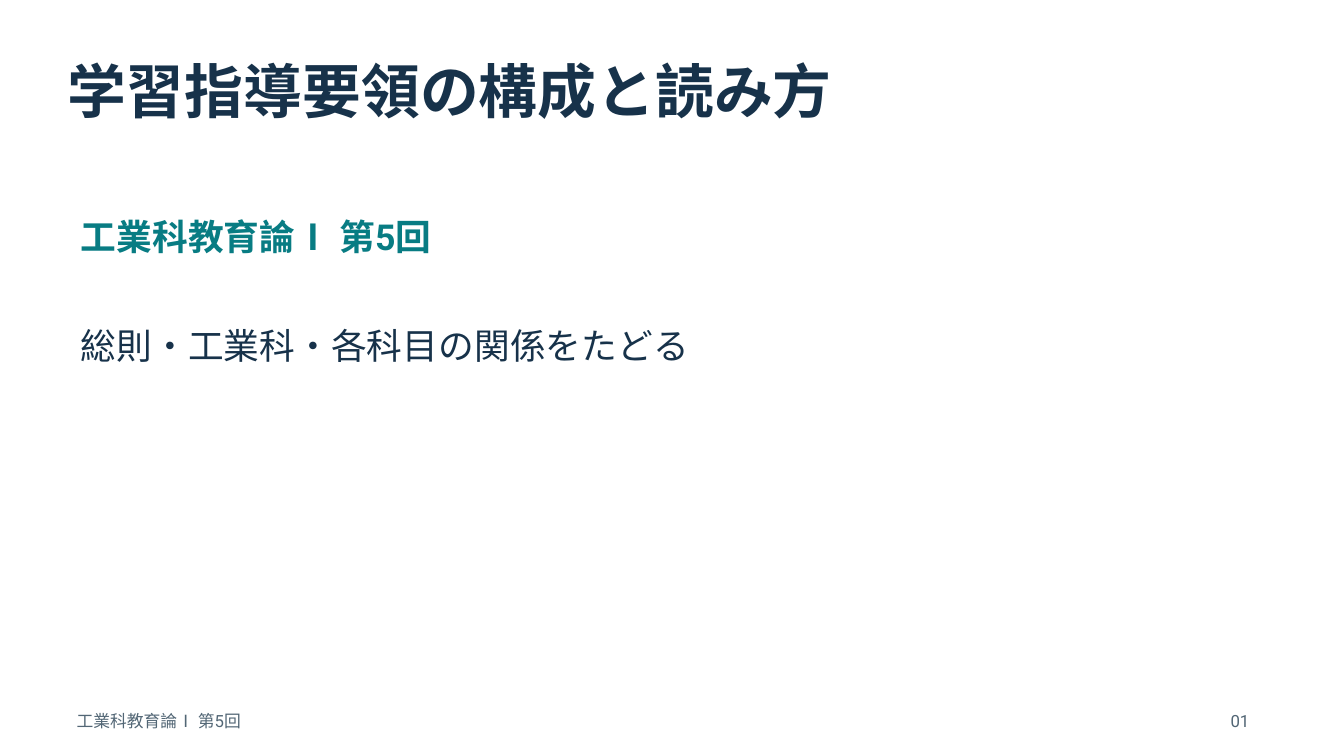
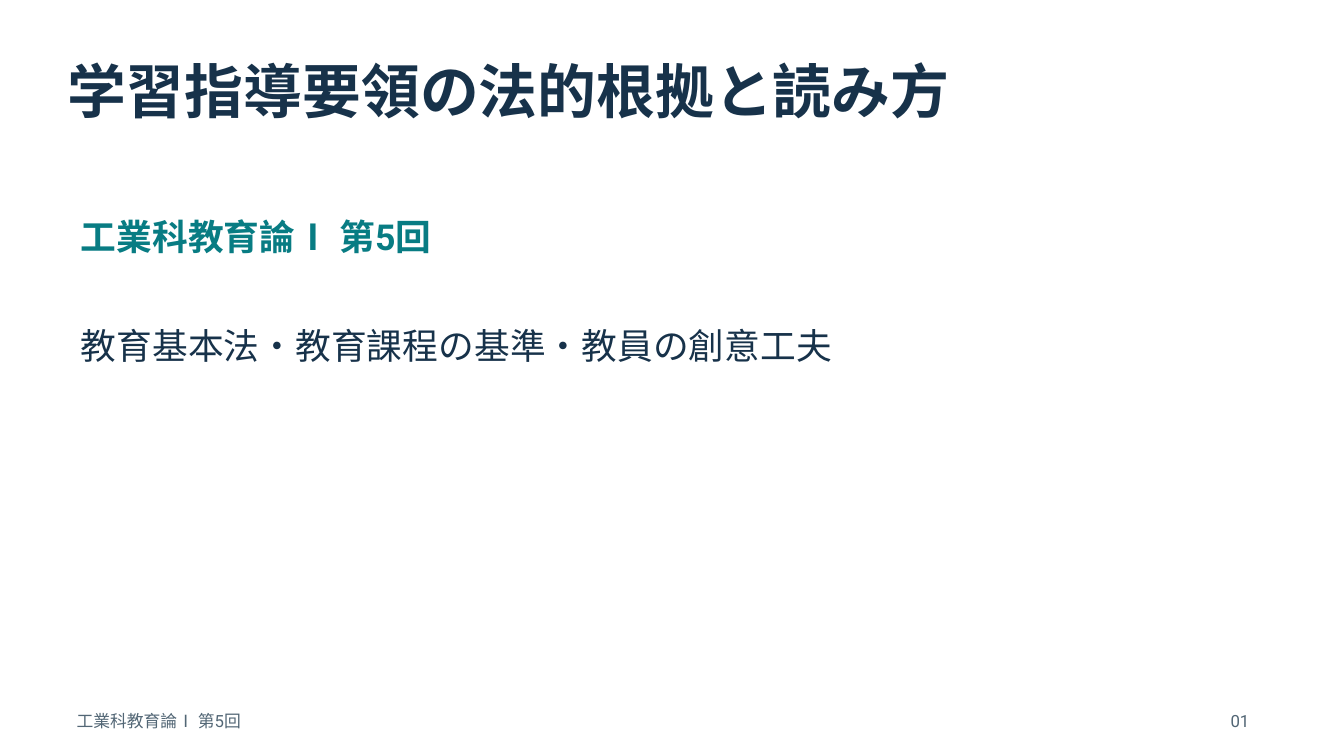
Before and after one commit to zooc-14calbp/industrial-education-i, a slide deck: slide 1 of lessons/05/slides.pptx. Drawn at 1344x756 pixels with LibreOffice and Linux fonts; fonts in the diff are those of the drawing. Boxes give left, top, right and bottom in pixels: in the first picture for what was removed or moved away, otherwise in the second. Text is boxed around its words. In the diff, an @@ line names an element or a change of style, - is before the commit and + after.

```diff
--- a/lessons/05/slides.pptx
+++ b/lessons/05/slides.pptx
@@ text at (67, 62, 949, 119): text changed @@
-学習指導要領の構成と読み方
+学習指導要領の法的根拠と読み方
@@ text at (81, 329, 832, 362): text changed @@
-総則・工業科・各科目の関係をたどる
+教育基本法・教育課程の基準・教員の創意工夫
```
Also in this commit, not shown: 30 other slides changed, 6 slides added, 6 other files.
